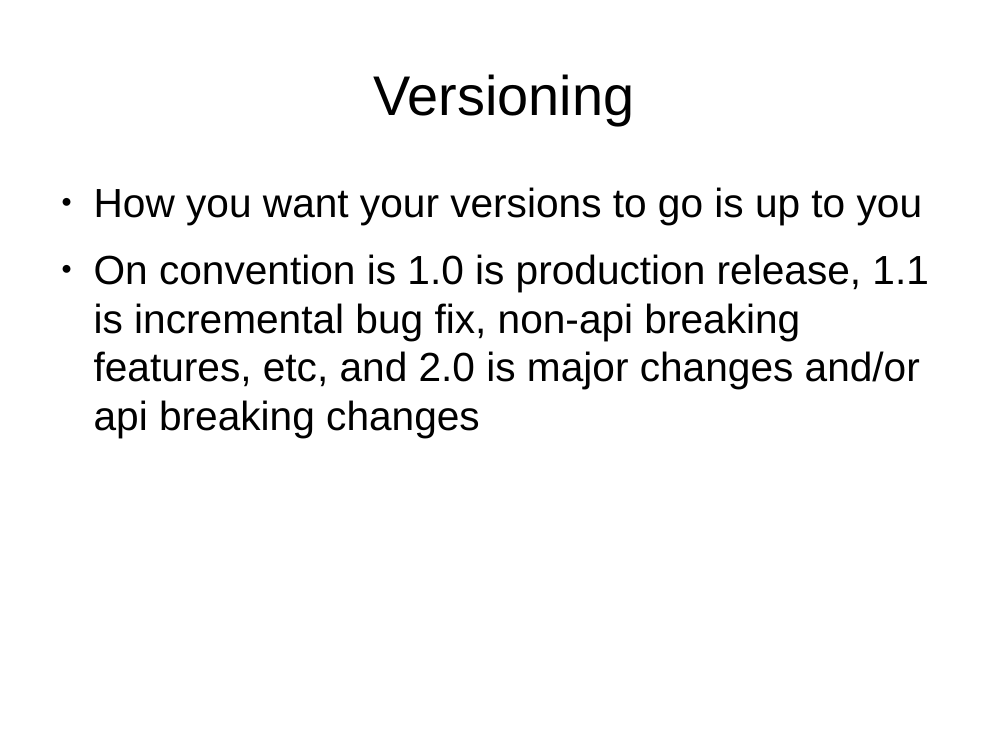
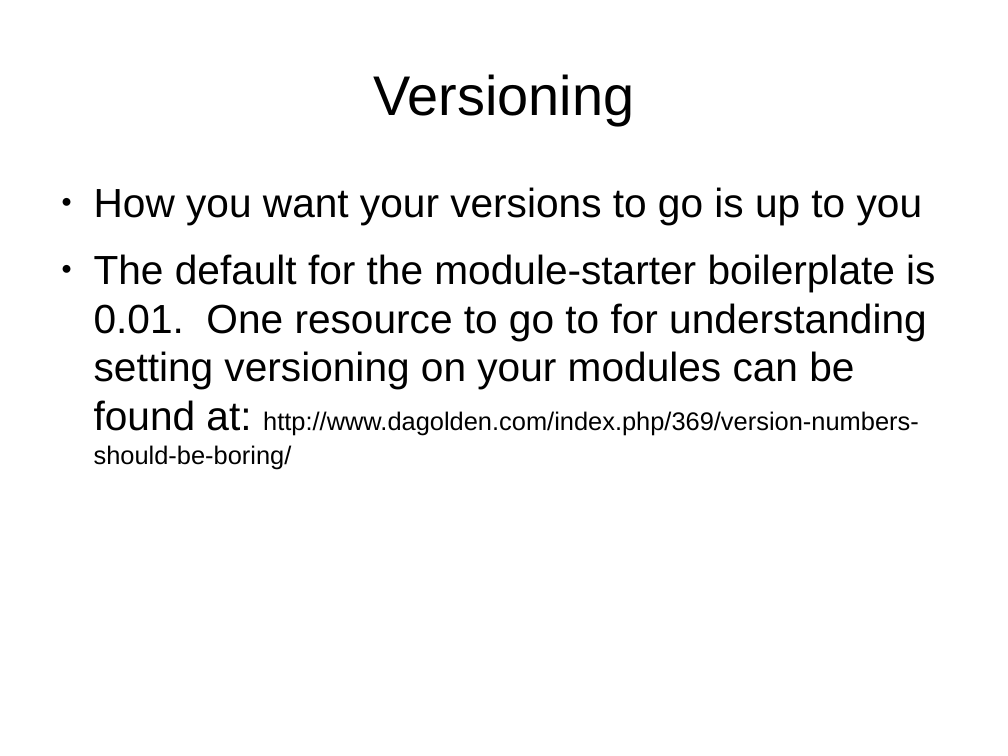
Before and after one commit to genehack/perl-beginner-talks, a slide deck: slide 8 of intro-to-cpan-creating-and-uploading/BeginnersGuideToCreatingAndUploadingCPANModules.odp. Drawn at 1008x756 pixels with LibreOffice and Linux fonts; fonts in the diff are those of the drawing. Boxes give left, top, right and bottom in pixels: in the first picture for what was removed or moved away, otherwise in the second. Text is boxed around its words. In the diff, an @@ line names an element or a change of style, - is before the commit and + after.

```diff
--- a/intro-to-cpan-creating-and-uploading/BeginnersGuideToCreatingAndUploadingCPANModules.odp
+++ b/intro-to-cpan-creating-and-uploading/BeginnersGuideToCreatingAndUploadingCPANModules.odp
@@ text at [94,254,935,469]: text changed @@
-● On convention is 1.0 is production release, 1.1 is incremental bug fix, non-api breaking features, etc, and 2.0 is major changes and/or api breaking changes
+● The default for the module-starter boilerplate is 0.01. One resource to go to for understanding setting versioning on your modules can be found at: http://www.dagolden.com/index.php/369/version-numbers-should-be-boring/
```
Also in this commit, not shown: 1 slide removed.
